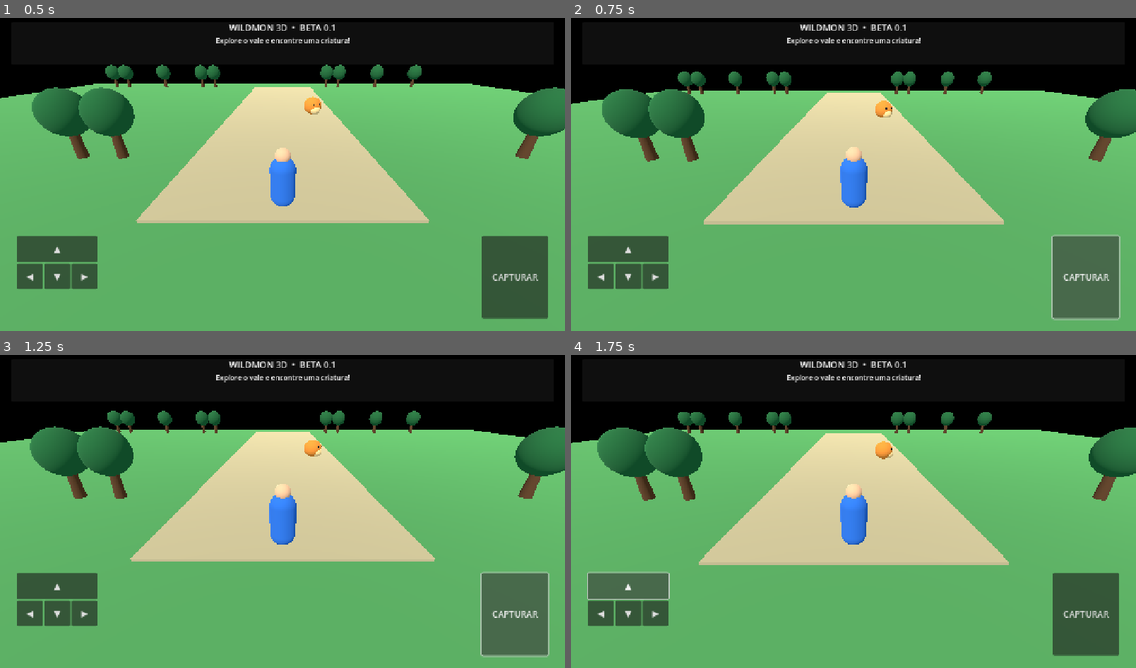
Above: before the commit, frames 1-4 (two rows, left to right).
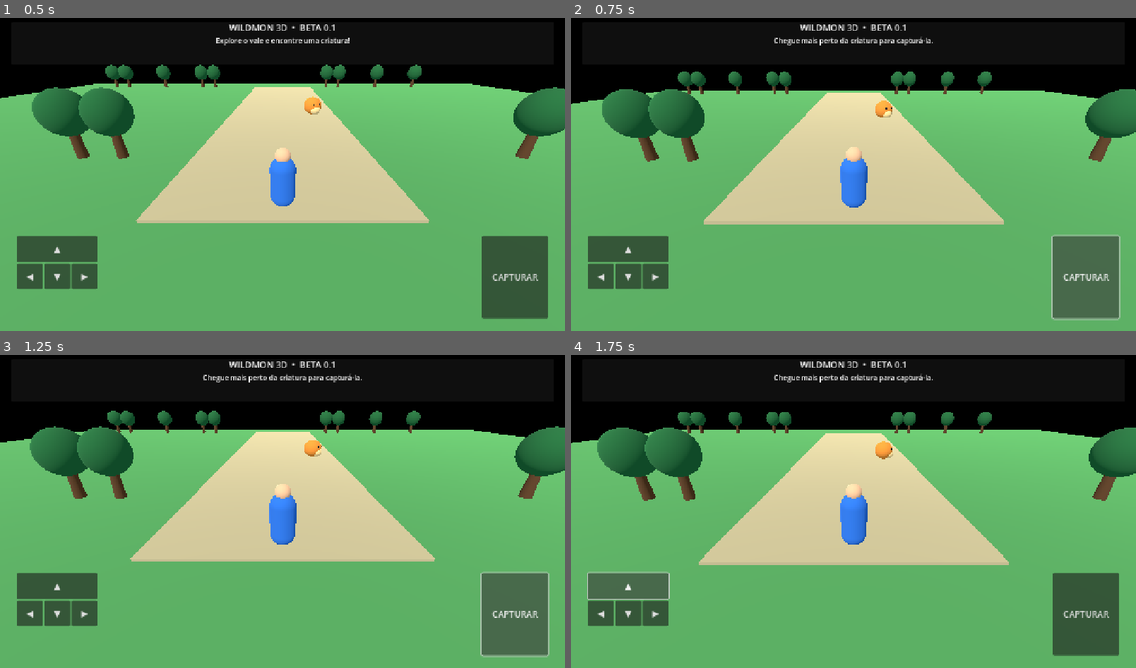
Above: after the commit, the same moments.

Repository: ealvim07-gif/wildmon-3d
Game: Godot game, scene res://scenes/main.tscn
Same seed, same stepped clock (60 frames per second), same inputs: the game is played once before the commit and once after it.
Inputs:
- Up to frame 1 (0.5 s): no input
- Up to frame 2 (0.75 s): click "CAPTURAR" at 0.5 s
- Up to frame 3 (1.25 s): no input
- Up to frame 4 (1.75 s): click "▲" at 1.25 s

Frame 1 is identical in both runs. In frame 2, 0.3% of the frame differs, in the area x 35-64%, y 5-9%; in frame 3, 0.3%; in frame 4, 0.3%.

Commit message:
Fix gameplay status, tree collisions, and world bounds

Diff:
--- a/scripts/game.gd
+++ b/scripts/game.gd
@@ -8,7 +8,7 @@
 var camera: Camera3D
 var creature: Node3D
 var creature_captured := false
-var move_vector := Vector2.ZERO
+var creature_in_range := false
 var look_yaw := 0.0
 var status_label: Label
 var capture_button: Button
@@ -34,10 +34,13 @@
 	if creature and not creature_captured:
 		creature.rotate_y(delta * 0.8)
 		creature.position.y = 0.75 + sin(Time.get_ticks_msec() * 0.002) * 0.12
-		if player.global_position.distance_to(creature.global_position) < 3.0:
-			_update_status("Uma criatura selvagem apareceu! Toque em CAPTURAR.")
-		else:
-			_update_status("Explore o vale e encontre uma criatura!")
+		var now_in_range := player.global_position.distance_to(creature.global_position) < 3.0
+		if now_in_range != creature_in_range:
+			creature_in_range = now_in_range
+			if creature_in_range:
+				_update_status("Uma criatura selvagem apareceu! Toque em CAPTURAR.")
+			else:
+				_update_status("Explore o vale e encontre uma criatura!")
 
 func _physics_process(delta: float) -> void:
 	if player == null:
@@ -57,6 +60,13 @@
 	else:
 		player.velocity.y = 0
 	player.move_and_slide()
+	var bounded_position := player.global_position
+	bounded_position.x = clampf(bounded_position.x, -33.0, 33.0)
+	bounded_position.z = clampf(bounded_position.z, -33.0, 33.0)
+	if bounded_position != player.global_position:
+		player.global_position = bounded_position
+		player.velocity.x = 0.0
+		player.velocity.z = 0.0
 	if direction.length() > 0.1:
 		player.rotation.y = lerp_angle(player.rotation.y, atan2(direction.x, direction.z) + PI, min(delta * TURN_SPEED, 1.0))
 
@@ -95,6 +105,15 @@
 	trunk.position = pos + Vector3(0, 0.85, 0)
 	trunk.material_override = _mat(Color(0.34, 0.22, 0.12))
 	add_child(trunk)
+	var trunk_body := StaticBody3D.new()
+	trunk_body.position = pos + Vector3(0, 0.85, 0)
+	add_child(trunk_body)
+	var trunk_collision := CollisionShape3D.new()
+	var trunk_shape := CylinderShape3D.new()
+	trunk_shape.radius = 0.25
+	trunk_shape.height = 1.7
+	trunk_collision.shape = trunk_shape
+	trunk_body.add_child(trunk_collision)
 	var crown := MeshInstance3D.new()
 	var crown_mesh := SphereMesh.new()
 	crown_mesh.radius = 1.0
@@ -233,8 +252,13 @@
 	return button
 
 func _try_capture() -> void:
+	if player == null:
+		return
 	if creature_captured:
 		_update_status("Você já capturou o Brasafofo! Beta concluída.")
+		return
+	if creature == null or not is_instance_valid(creature):
+		_update_status("Não há criatura disponível para capturar.")
 		return
 	if player.global_position.distance_to(creature.global_position) > 3.5:
 		_update_status("Chegue mais perto da criatura para capturá-la.")
